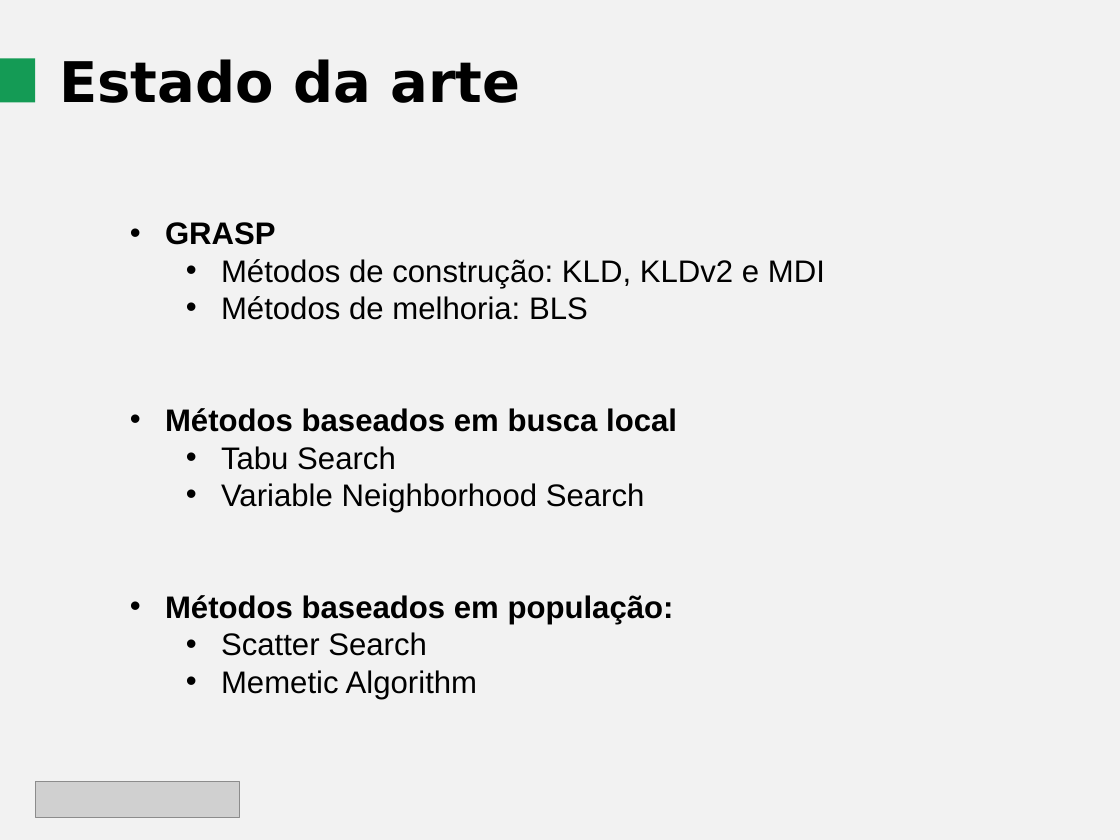
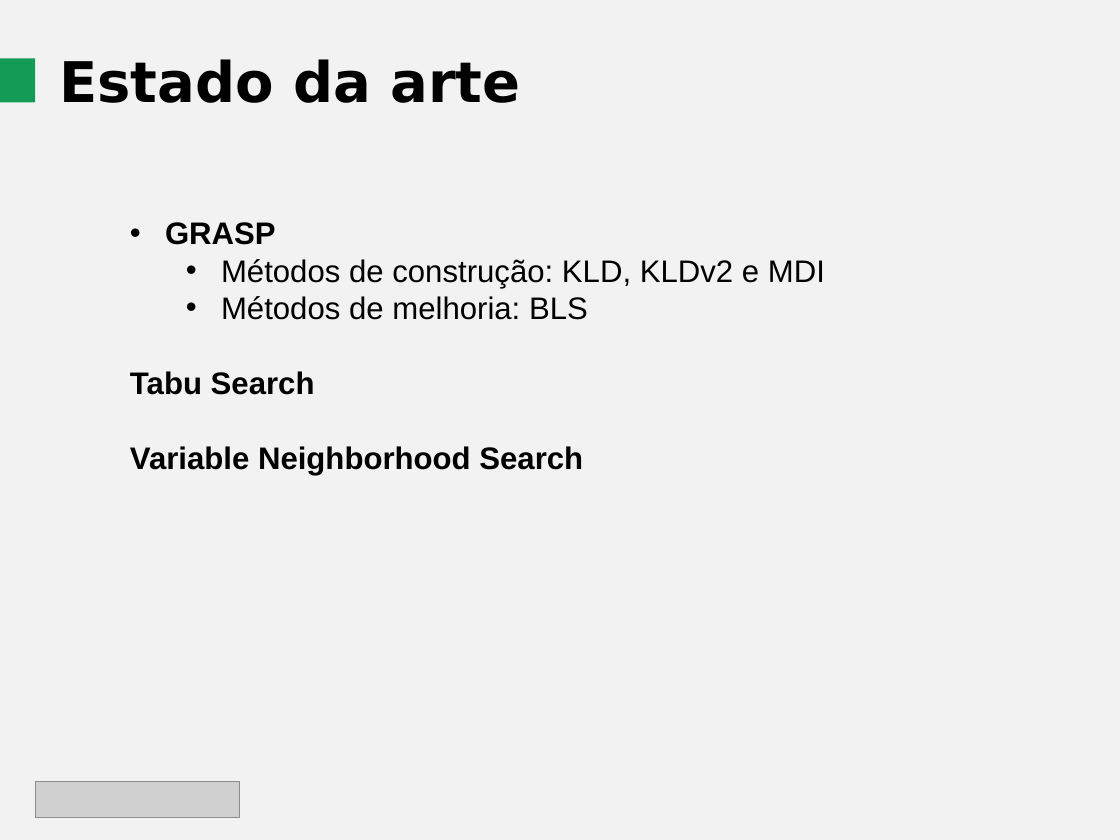
Before and after one commit to vensller/Maximum-Diversity-Problem, a slide deck: slide 10 of Guia e Tarefas/Apresentação Primeira Entrega.pptx. Drawn at 1120x840 pixels with LibreOffice and Linux fonts; fonts in the diff are those of the drawing; grey boxes stand for pictures. Boxes give left, top, right and bottom in pixels: in the first picture for what was removed or moved away, otherwise in the second. Text is boxed around its words. In the diff, an @@ line names an element or a change of style, - is before the commit and + after.

```diff
--- a/Guia e Tarefas/Apresentação Primeira Entrega.pptx
+++ b/Guia e Tarefas/Apresentação Primeira Entrega.pptx
@@ text at bbox=[130, 371, 583, 475]: bold on in "Tabu Search", "Variable Neighborhood Search"; bullet • to none; list level 2 to 1 in "Tabu Search"; list level 2 to 1 in "Variable Neighborhood Search" @@
@@ text at bbox=[165, 408, 677, 432]: paragraph removed @@
-• Métodos baseados em busca local
@@ text at bbox=[165, 595, 674, 699]: paragraphs removed @@
-• Métodos baseados em população:
-  • Scatter Search
-  • Memetic Algorithm
```
Also in this commit, not shown: 1 other file.
